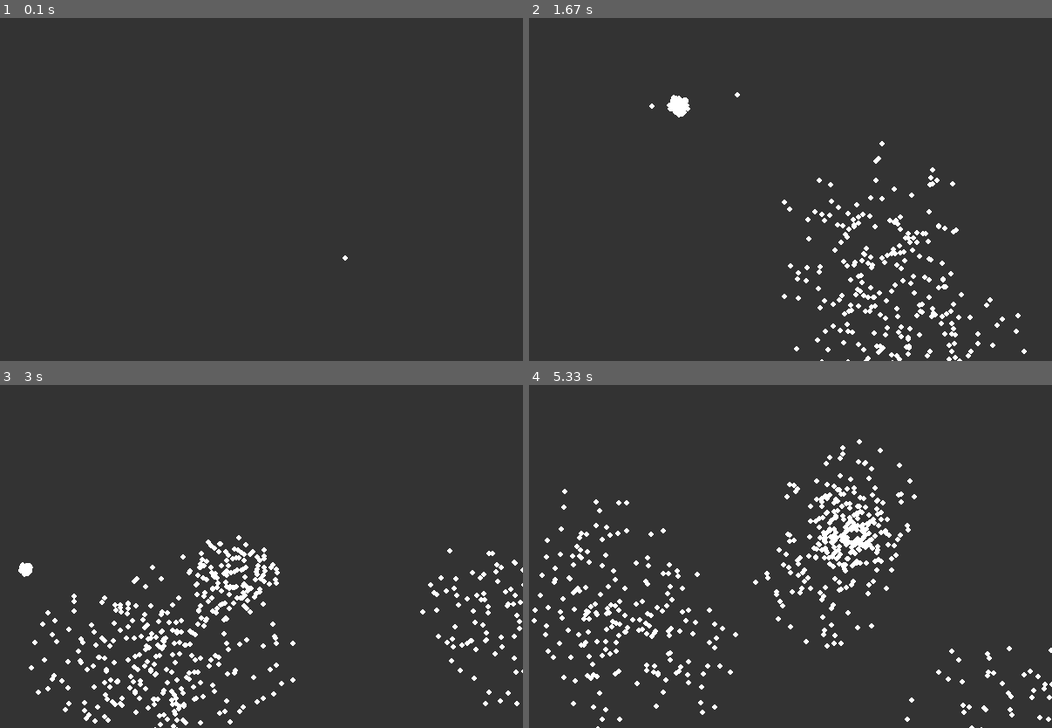
Above: before the commit, frames 1-4 (two rows, left to right).
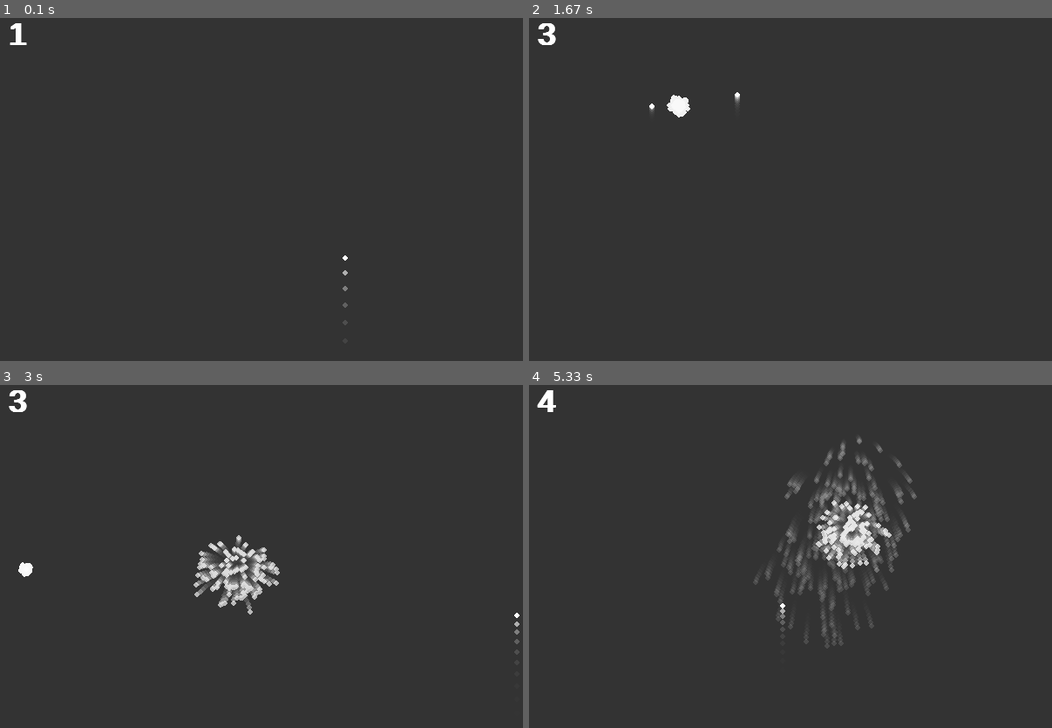
Above: after the commit, the same moments.

Repository: DHameete/pygames
Game: pygame game, started from 09_Fireworks/main.py
The game is run twice, just before and just after one commit, with the same random seed, the same clock (stepped at 60 frames per second) and the same inputs.
Inputs:
- Up to frame 1 (0.1 s): no input
- Up to frame 2 (1.67 s): no input
- Up to frame 3 (3 s): no input
- Up to frame 4 (5.33 s): no input

The runs differ from the first frame. In frame 1, 0.1% of the frame differs, in the area x 1-67%, y 1-90%; in frame 2, 2.4%; in frame 3, 5.0%; in frame 4, 6.2%, in the area x 0-100%, y 1-100%.

Commit message:
Alpha to make firework more life-like

Diff:
--- a/09_Fireworks/firework.py
+++ b/09_Fireworks/firework.py
@@ -15,6 +15,8 @@
         self.particles = []
         self.exploded = False
 
+        self.lifespan = 255
+
     def update(self, force):
         if not self.exploded:
             self.seed.applyForce(force)
@@ -23,7 +25,9 @@
             if self.seed.vel.y >= 0:
                 self.exploded = True
                 self.explode()
+
         else:
+            self.lifespan -= 8
             for p in self.particles:
                 p.applyForce(force)
                 p.update()
@@ -43,5 +47,12 @@
         if not self.exploded:
             self.seed.show(surface)
         else:
+            # temporary surface
+            surface2 = pygame.Surface((WIDTH,HEIGHT))
+            surface2.set_colorkey((0,0,0))
+            surface2.set_alpha(self.lifespan)
+
             for p in self.particles:
-                p.show(surface)
+                p.show(surface2)
+
+            surface.blit(surface2, (0,0))
--- a/09_Fireworks/main.py
+++ b/09_Fireworks/main.py
@@ -13,20 +13,25 @@
     displaysurface = pygame.display.set_mode(display)
     pygame.display.set_caption("Fireworks")
 
-    clock = pygame.time.Clock()
-
     # Draw background
     displaysurface.fill(DARKGRAY)
     pygame.display.update()
+
+    # Clock
+    clock = pygame.time.Clock()
 
     # Font
     font = pygame.font.SysFont('Arial', 36)
     font.set_bold(True)
 
+    # Firework
     fireworks = []
     fireworks.append(Firework())
     gravity = pygame.math.Vector2(0, 0.2)
 
+    # Text
+    text4 = font.render(f'{0}', True, WHITE)
+    text_rect4 = text4.get_rect(center=(20,25))
 
     # loop
     while True:
@@ -34,14 +39,27 @@
             if event.type == QUIT:
                 return False
 
-        displaysurface.fill(DARKGRAY)
+        # Background surface
+        background_surface = pygame.Surface((WIDTH,HEIGHT))
+        background_surface.set_alpha(100)
+        background_surface.fill(DARKGRAY)
+        displaysurface.blit(background_surface, (0,0))
 
+        # Create firework
         if random.random() < 0.05:
             fireworks.append(Firework())
 
-        for firework in fireworks:
+        # Update and show firework
+        for firework in fireworks[:]:
             firework.update(gravity)
             firework.show(displaysurface)
+            if firework.lifespan < 0:
+                fireworks.remove(firework)
+
+        # Update and show text
+        text4 = font.render(f'{len(fireworks)}', True, WHITE)
+        text_rect4 = text4.get_rect(center=(20,25))
+        displaysurface.blit(text4,text_rect4)
 
         # Update display
         pygame.display.update()
